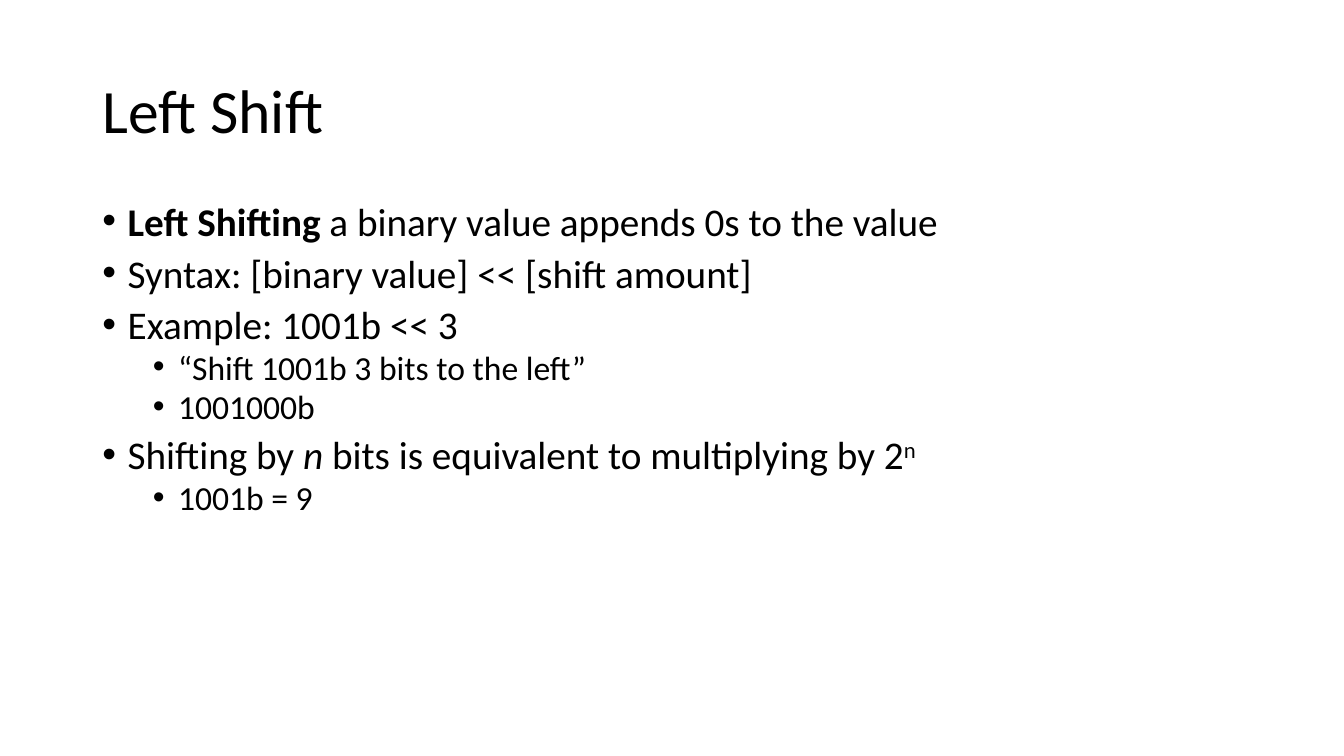
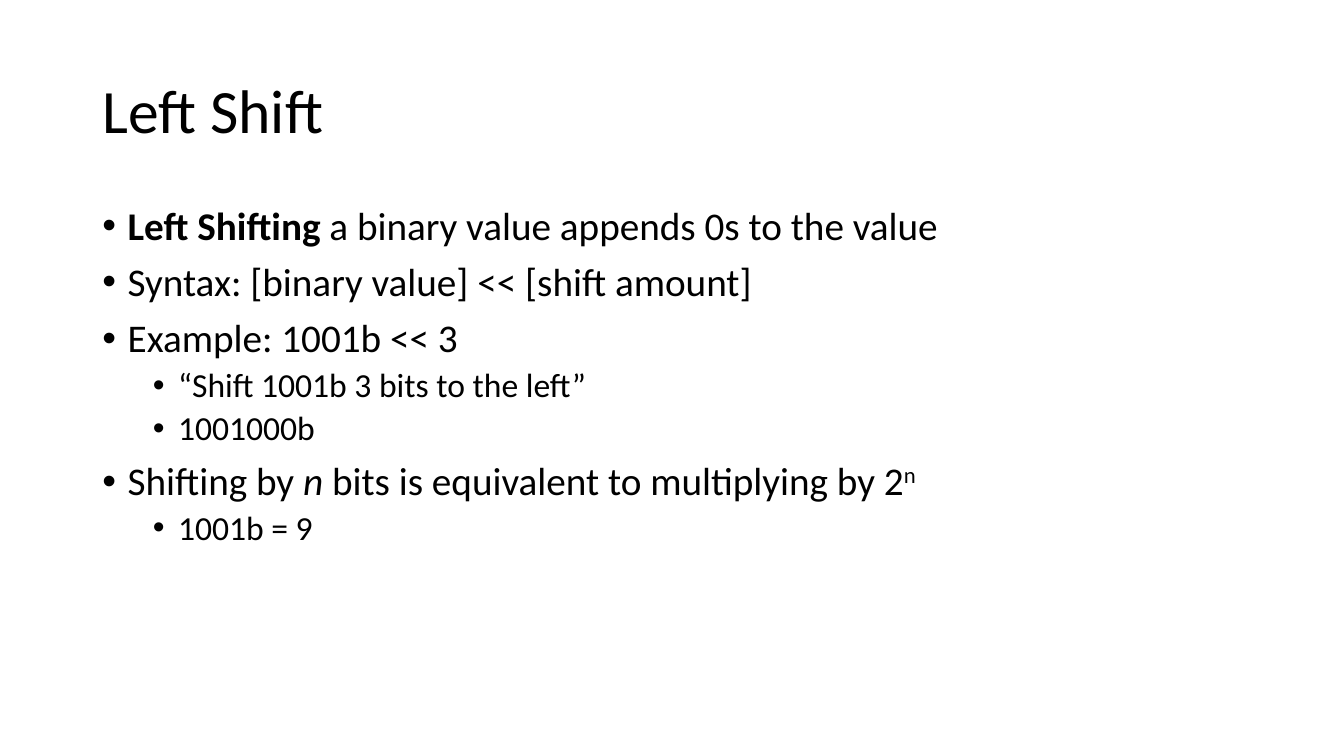
Before and after one commit to MrJoshGross/Course-Curricular-Material, a slide deck: slide 9 of wip/Lecture 5 - More Bitwise Operators.pptx. Drawn at 1344x756 pixels with LibreOffice and Linux fonts; fonts in the diff are those of the drawing. Boxes give left, top, right and bottom in pixels: in the first picture for what was removed or moved away, otherwise in the second. Text is boxed around its words. In the diff, an @@ line names an element or a change of style, - is before the commit and + after.

Commit message:
Update Lecture 5 - More Bitwise Operators.pptx
finish bitwise and start image example

```diff
--- a/wip/Lecture 5 - More Bitwise Operators.pptx
+++ b/wip/Lecture 5 - More Bitwise Operators.pptx
@@ text "Left Shifting a binary value ..." at (128, 212, 938, 541): line spacing 0.8 to 0.9 @@
```
Also in this commit, not shown: 5 other slides changed, 65 slides added.
